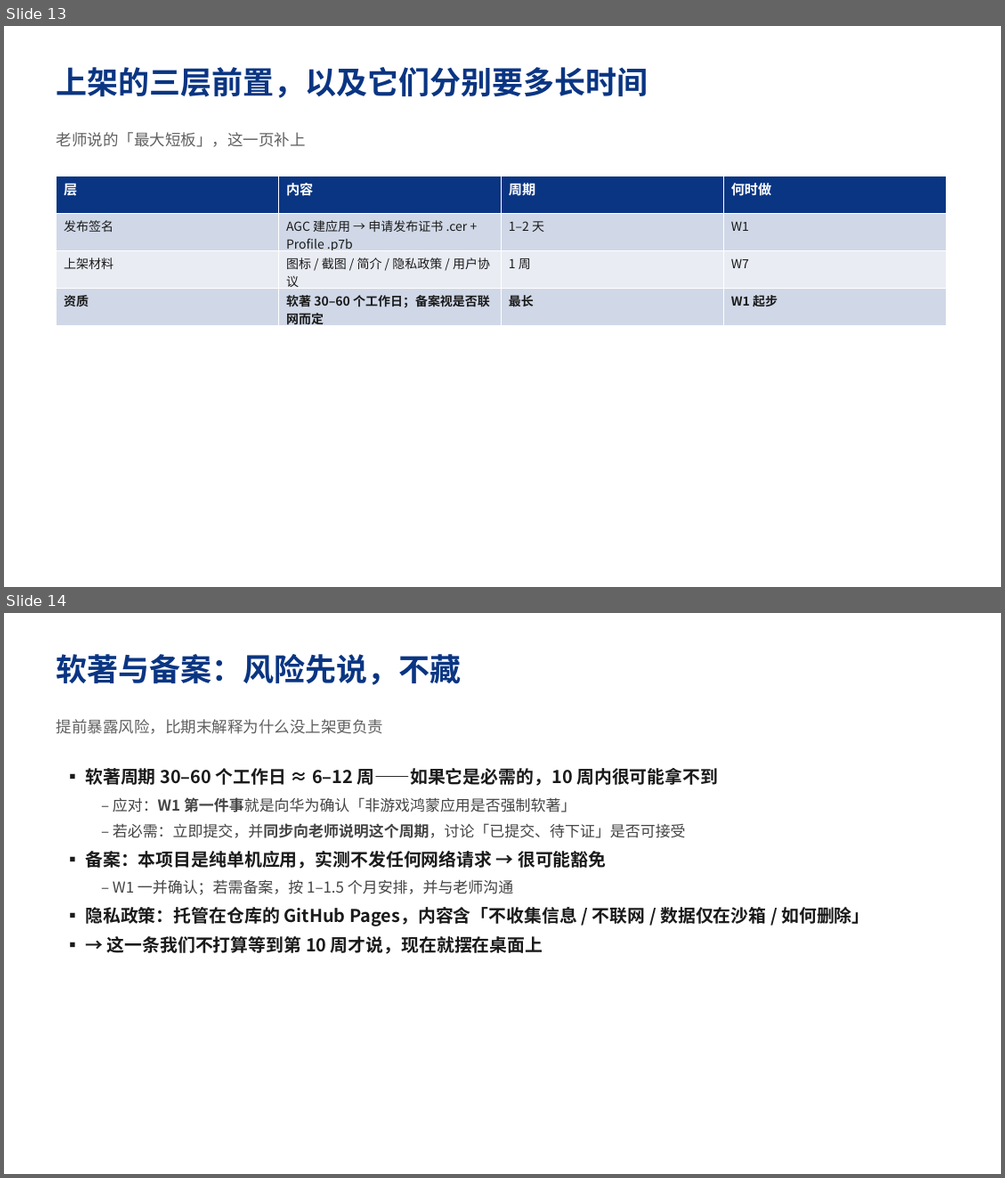
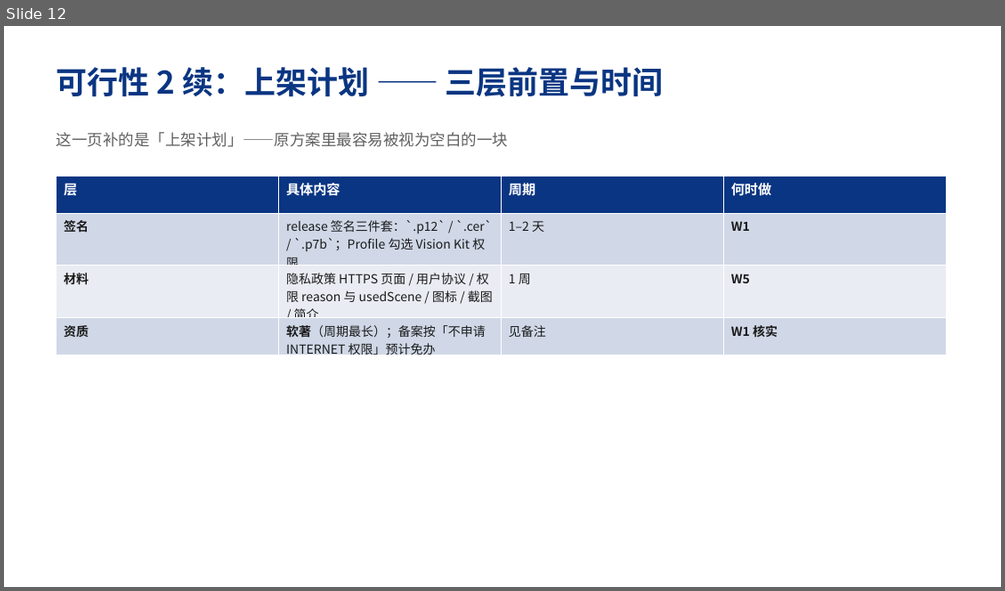
Before and after one commit to CCodeDong/agentbudget, a slide deck: deliverables/移动应用开发/立项.pptx. Shown one above the other, each under a label of ours: slides 13 and 14 before the commit, slide 12 after it. The pictures are 1005x1178 and 1005x591 pixels, drawn with LibreOffice and Linux fonts; fonts in the diff are those of the drawing. Boxes give left, top, right and bottom in pixels: in the first picture for what was removed or moved away, otherwise in the second. Text is boxed around its words. In the diff, an @@ line names an element or a change of style, - is before the commit and + after.

Commit message:
立项 PPT 按原稿重做：28 页，补进老师指出的四处缺口
以《开题答辩-PPT文案》v0.1 为底稿，保留原结构与内容（老师已认可的部分不动）：
- 新增 P12 上架计划：签名/材料/资质三层 + 时间 + 软著周期风险
- 新增 P15 技术路线核实：每条路线的验证环境与可检查的验收标准
- P25-26 周度计划：产出改成可检查物（可跑的包/报告/数据/录屏）
- P18 离线优先：改为四条可验证设计（权限层面就没有联网能力）
- 修订过程说明只放演讲者备注，不上幻灯面
- 修复封面与小组信息被拆成两页的问题

```diff
--- a/deliverables/移动应用开发/立项.pptx
+++ b/deliverables/移动应用开发/立项.pptx
@@ slide 14 removed at box(4, 613, 1001, 1174), background #FFFFFF @@
@@ text removed at box(57, 654, 461, 685) @@
-软著与备案：风险先说，不藏
@@ text removed at box(57, 719, 383, 734) @@
-提前暴露风险，比期末解释为什么没上架更负责
@@ text removed at box(85, 768, 869, 954) @@
-▪ 软著周期 30–60 个工作日 ≈ 6–12 周——如果它是必需的，10 周内很可能拿不到
-  – 应对：W1 第一件事就是向华为确认「非游戏鸿蒙应用是否强制软著」
-  – 若必需：立即提交，并同步向老师说明这个周期，讨论「已提交、待下证」是否可接受
-▪ 备案：本项目是纯单机应用，实测不发任何网络请求 → 很可能豁免
-  – W1 一并确认；若需备案，按 1–1.5 个月安排，并与老师沟通
-▪ 隐私政策：托管在仓库的 GitHub Pages，内容含「不收集信息 / 不联网 / 数据仅在沙箱 / 如何删除」
-▪ → 这一条我们不打算等到第 10 周才说，现在就摆在桌面上
@@ what was slide 13 is now slide 12 @@
@@ slide 12 changed as well @@
@@ text at box(57, 67, 663, 97): text changed @@
-上架的三层前置，以及它们分别要多长时间
+可行性 2 续：上架计划 —— 三层前置与时间
@@ text at box(57, 132, 508, 147): text changed @@
-老师说的「最大短板」，这一页补上
+这一页补的是「上架计划」——原方案里最容易被视为空白的一块
@@ table at box(57, 176, 947, 361) @@
-row 1, column 2: 内容
+row 1, column 2: 具体内容
-row 2, column 1: 发布签名
+row 2, column 1: 签名
-row 2, column 2: AGC 建应用 → 申请发布证书 .cer + Profile .p7b
+row 2, column 2: release 签名三件套：`.p12` / `.cer` / `.p7b`；Profile 勾选 Vision Kit 权限
-row 3: 上架材料 | 图标 / 截图 / 简介 / 隐私政策 / 用户协议 | 1 周 | W7
+row 3: 材料 | 隐私政策 HTTPS 页面 / 用户协议 / 权限 reason 与 usedScene / 图标 / 截图 / 简介 | 1 周 | W5
-row 4: 资质 | 软著 30–60 个工作日；备案视是否联网而定 | 最长 | W1 起步
+row 4: 资质 | 软著（周期最长）；备案按「不申请 INTERNET 权限」预计免办 | 见备注 | W1 核实
@@ bold on in "W1" @@
```
Also in this commit, not shown: 4 other slides changed, 23 slides added, 16 other slides removed, 4 other files.
